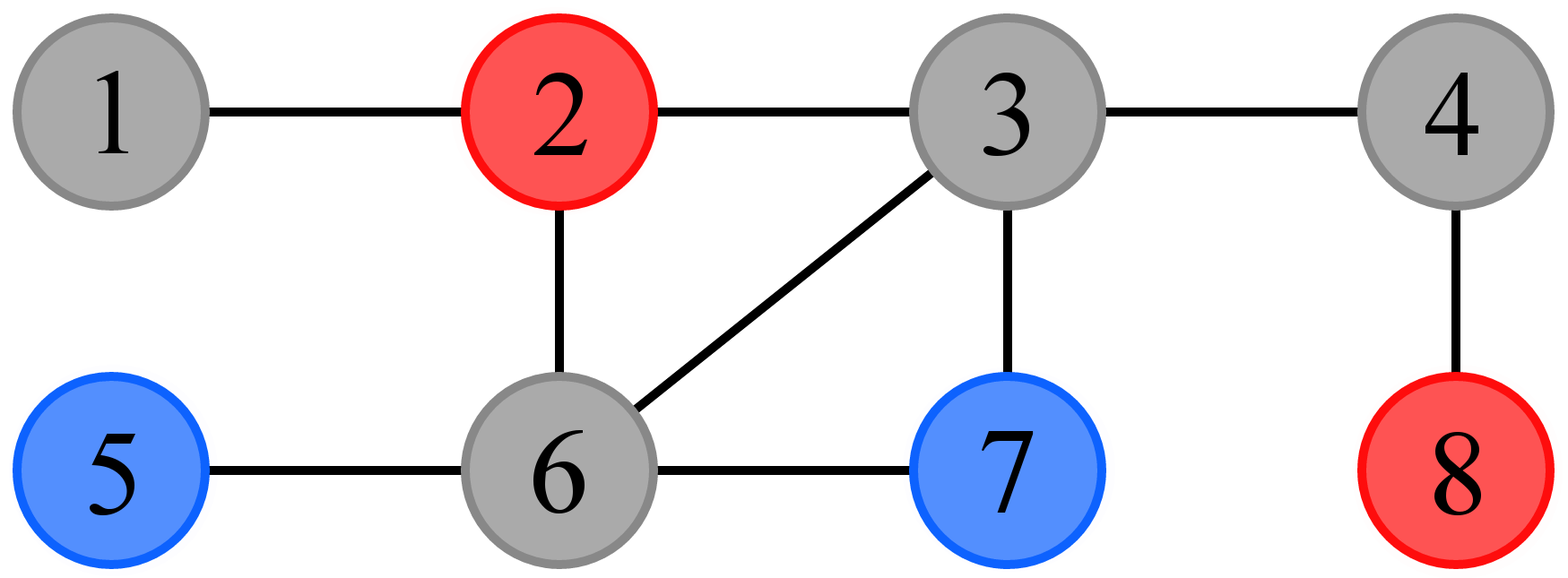
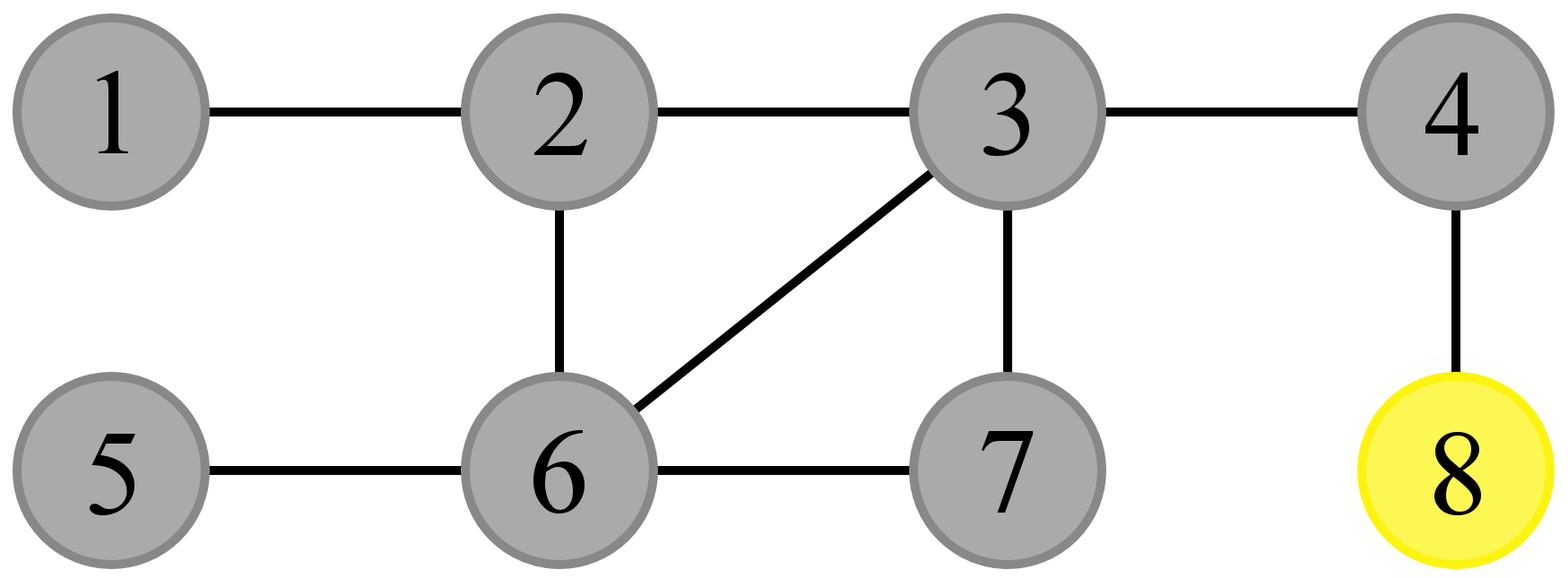
The second 1568 x 578 image is a revision of the first. Changes to its layers:
hid "Pasted Layer copy" over [12, 13, 1555, 570]
hid "Pasted Layer" over [12, 13, 1555, 570]
added layer "Pasted Layer #2" above "Pasted Layer #1" over [12, 13, 1555, 570]
